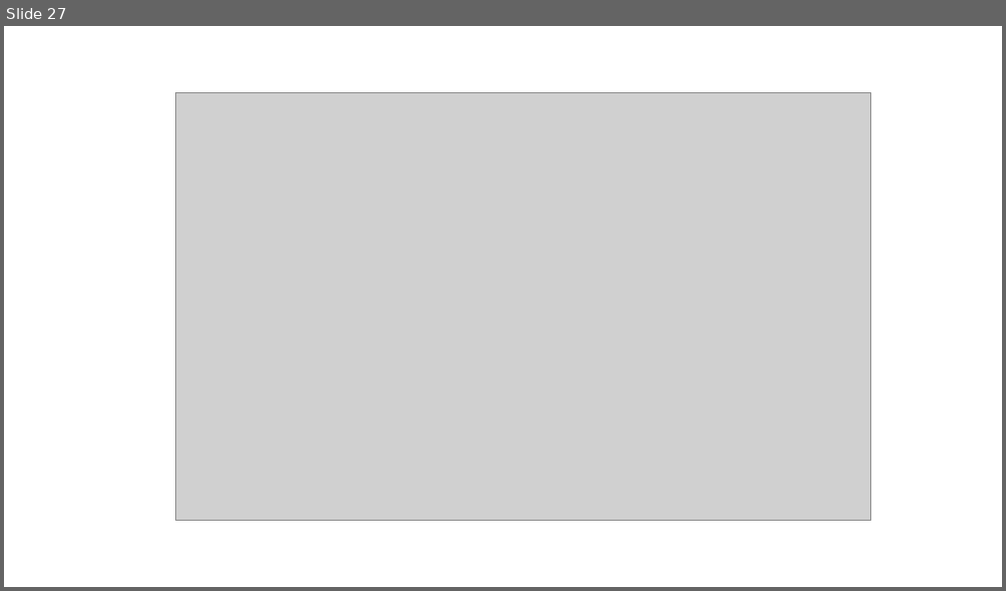
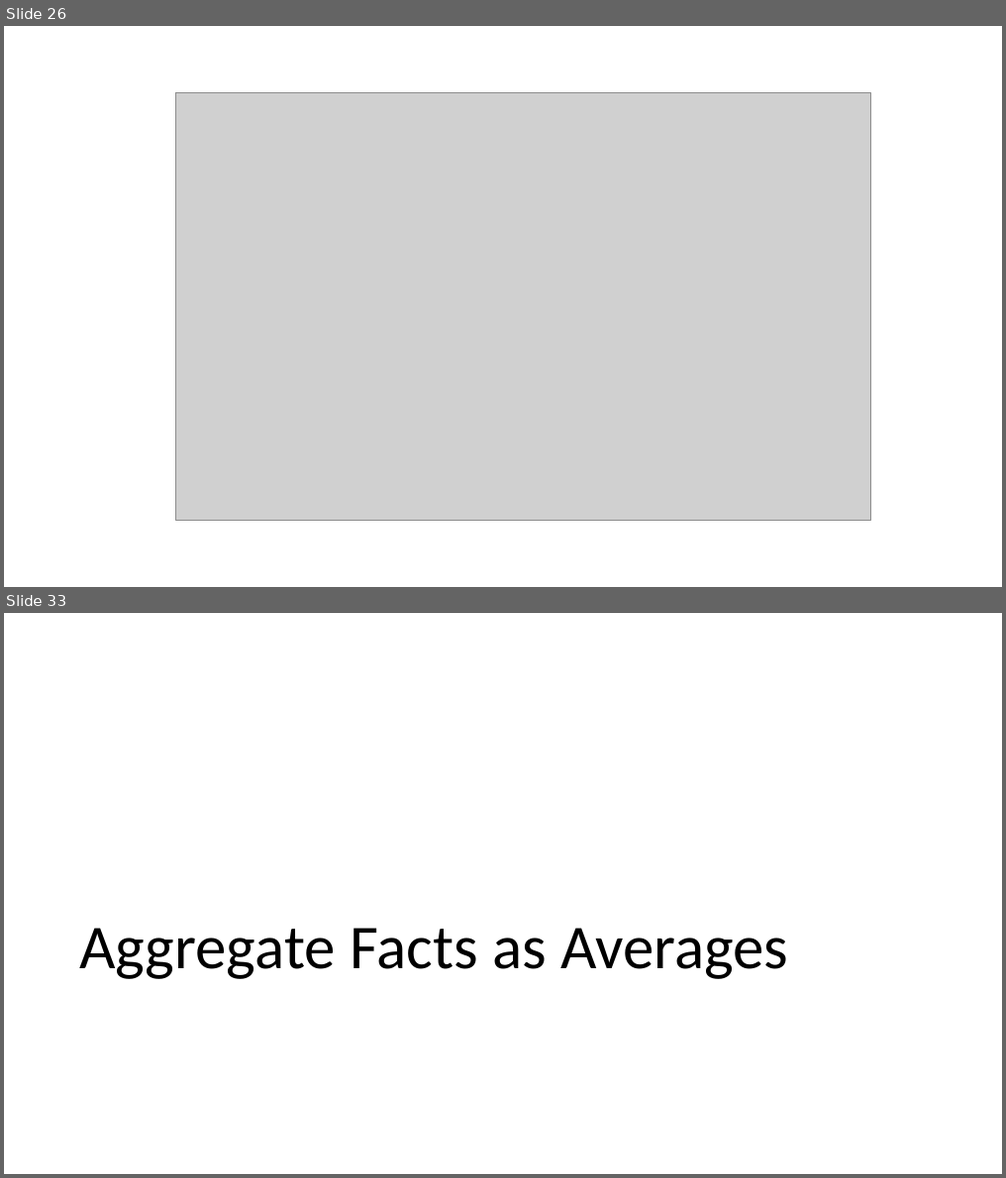
Before and after one commit to jaredbach/LogisticsDataset, a slide deck: Final-Mapping.pptx. Shown one above the other, each under a label of ours: slide 27 before the commit, slides 26 and 33 after it; the slides between them are not shown. The pictures are 1006x591 and 1006x1178 pixels, drawn with LibreOffice and Linux fonts; fonts in the diff are those of the drawing; grey boxes stand for pictures. Boxes give left, top, right and bottom in pixels: in the first picture for what was removed or moved away, otherwise in the second. Text is boxed around its words. In the diff, an @@ line names an element or a change of style, - is before the commit and + after.

```diff
--- a/Final-Mapping.pptx
+++ b/Final-Mapping.pptx
@@ slide 33 added at (x1=4, y1=613, x2=1002, y2=1174), background #FFFFFF @@
@@ title added at (x1=79, y1=928, x2=788, y2=979), 60 pt, text #000000 @@
+Aggregate Facts as Averages
@@ what was slide 27 is now slide 26 @@
```
Also in this commit, not shown: 9 other slides added, 1 slide removed, 1 other file.
